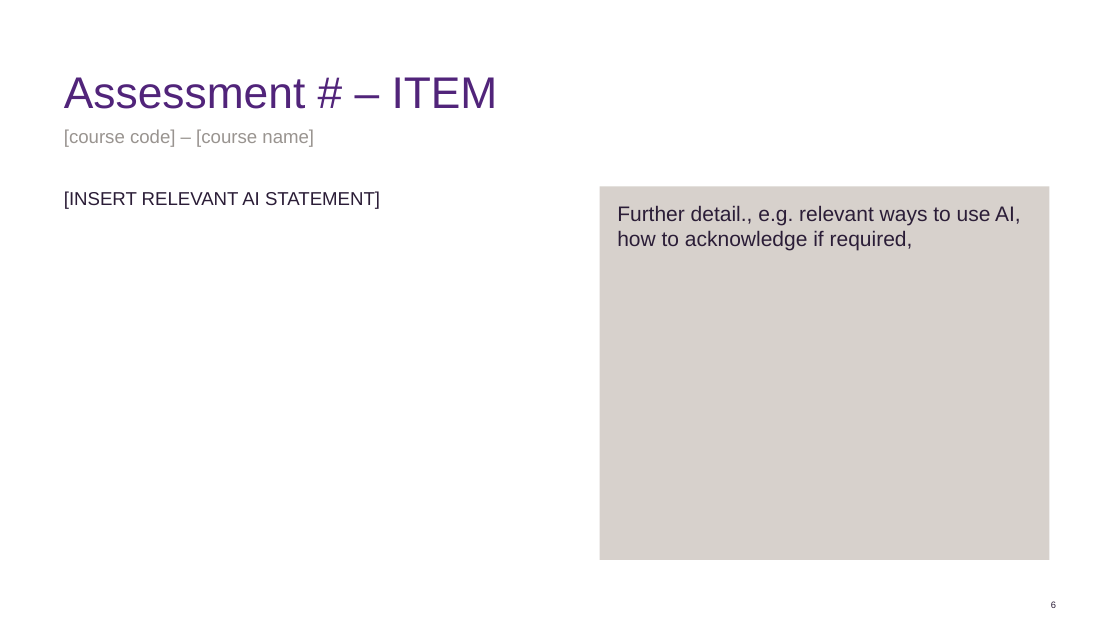
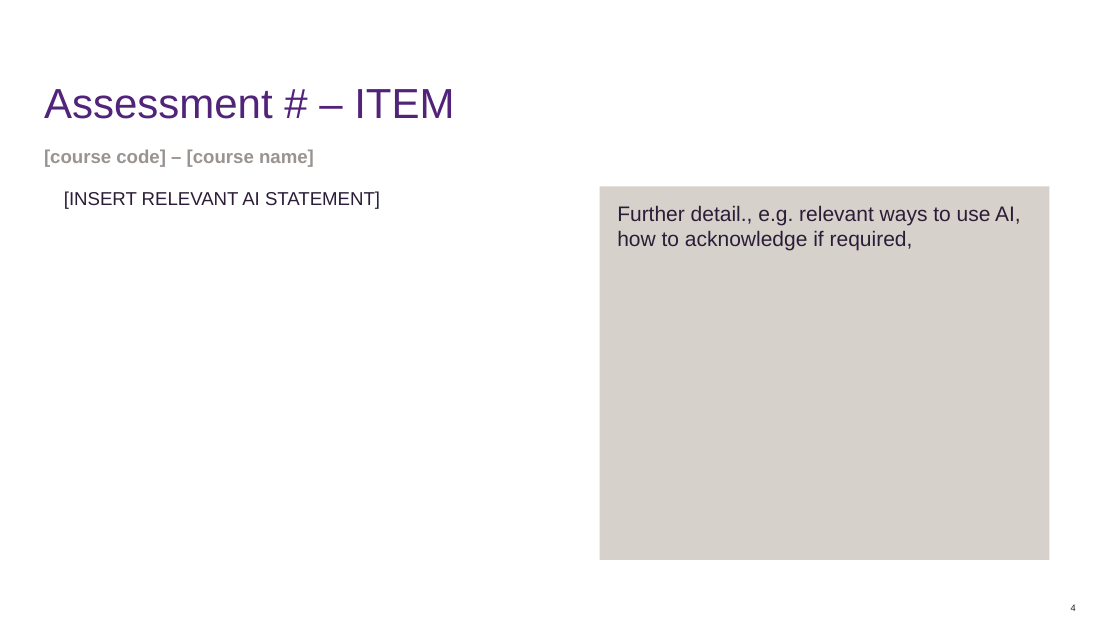
Before and after one commit to jraiti/BEL-Assessment-Guidelines, a slide deck: slide 4 of resources/Using_AI_in_[course]_assessment_(TEMPLATE).pptx (slide 6 before the commit). Drawn at 1120x630 pixels with LibreOffice and Linux fonts; fonts in the diff are those of the drawing; background and template pictures are left out. Boxes give left, top, right and bottom in pixels: in the first picture for what was removed or moved away, otherwise in the second. Text is boxed around its words. In the diff, an @@ line names an element or a change of style, - is before the commit and + after.

```diff
--- a/resources/Using_AI_in_[course]_assessment_(TEMPLATE).pptx
+++ b/resources/Using_AI_in_[course]_assessment_(TEMPLATE).pptx
@@ title "Assessment # – ITEM": place and size @@
-title "Assessment # – ITEM" at <box>64,77,498,109</box>
+title "Assessment # – ITEM" at <box>44,89,454,119</box>
@@ title "Assessment # – ITEM" at <box>44,89,454,119</box>: size 38 to 36 pt @@
@@ text "[course code] – [course name]": place and size @@
-text "[course code] – [course name]" at <box>64,129,314,147</box>
+text "[course code] – [course name]" at <box>44,149,314,167</box>
@@ text "[course code] – [course name]" at <box>44,149,314,167</box>: bold on @@
@@ page number at <box>1071,605,1076,611</box>: text changed @@
-6
+4
```
Also in this commit, not shown: 7 other slides changed, 2 slides added, 1 slide removed, 4 other files.
